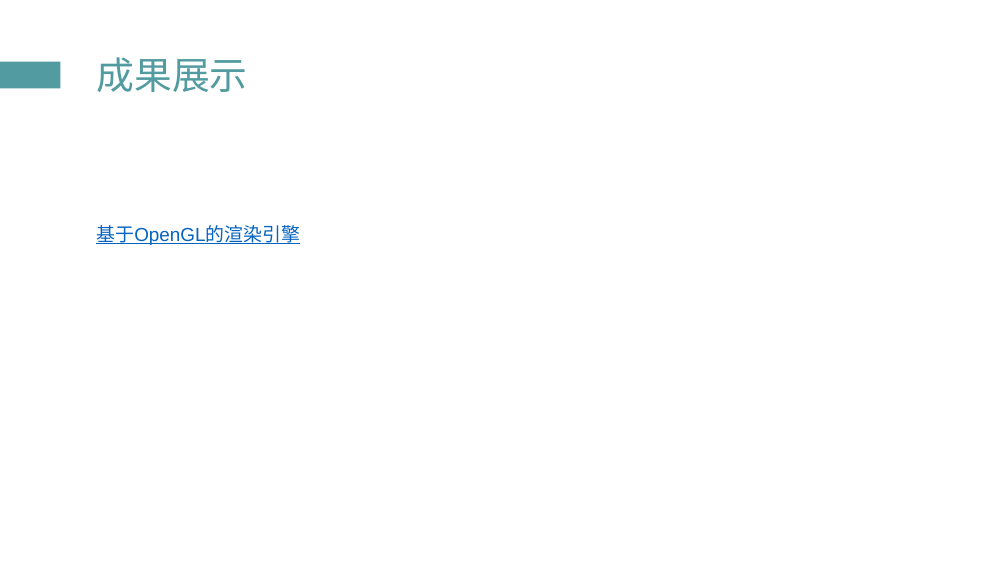
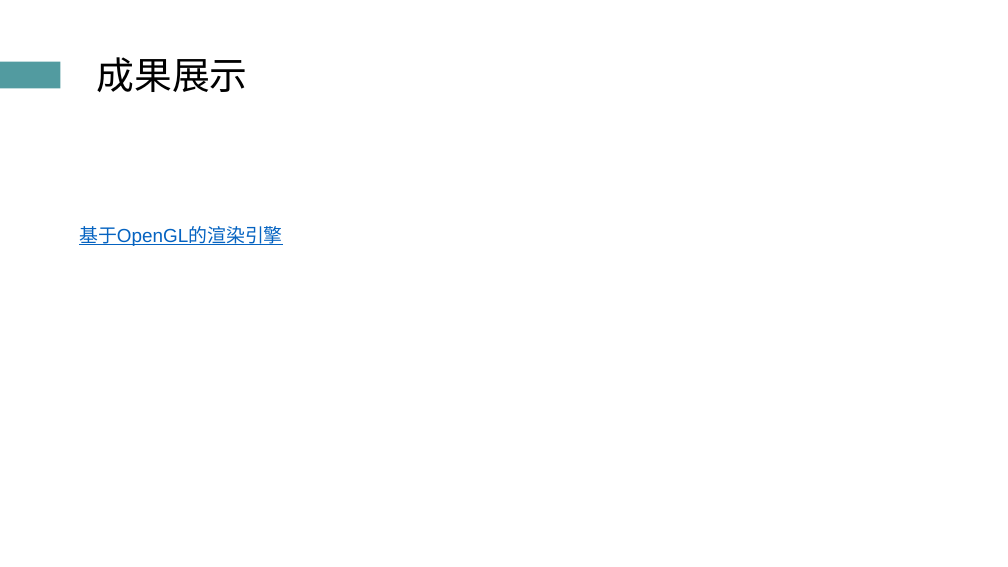
Before and after one commit to atom-chen/Main, a slide deck: slide 31 of OpenGL/答辩PPT.pptx (slide 30 before the commit). Drawn at 1008x567 pixels with LibreOffice and Linux fonts; fonts in the diff are those of the drawing. Boxes give left, top, right and bottom in pixels: in the first picture for what was removed or moved away, otherwise in the second. Text is boxed around its words. In the diff, an @@ line names an element or a change of style, - is before the commit and + after.

```diff
--- a/OpenGL/答辩PPT.pptx
+++ b/OpenGL/答辩PPT.pptx
@@ text "成果展示" at (96, 57, 247, 92): text colour #529BA0 to #000000 @@
@@ text "基于OpenGL的渲染引擎": place and size @@
-text "基于OpenGL的渲染引擎" at (96, 225, 300, 245)
+text "基于OpenGL的渲染引擎" at (79, 226, 283, 246)
```
Also in this commit, not shown: 32 other slides changed, 1 slide added, 2 other files.
